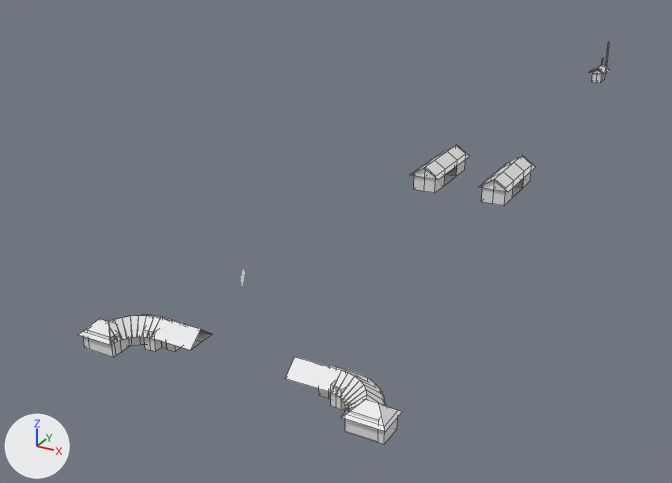
The Blender file camera rigs/camera rigs.blend as it was, and as the next commit left it.
Before and after are seen from a 50 mm camera at (62.9, -88.8, 67.0) aimed at (-26.4, 73.6, -14.2). Lighting does not change. The marker at lower left points along +X, +Y and +Z. Mesh edges are drawn as thin lines.

The older version as bpy lines, for what is in view:
```python
ob_everything_non_rig = bpy.data.objects.new('Everything non rig', None)
ob_everything_non_rig.location = (0.0, 0.0, 0.0)
ob_everything_non_rig.instance_type = 'COLLECTION'
ob_everything_non_rig.instance_collection = col_everything_non_rig
```
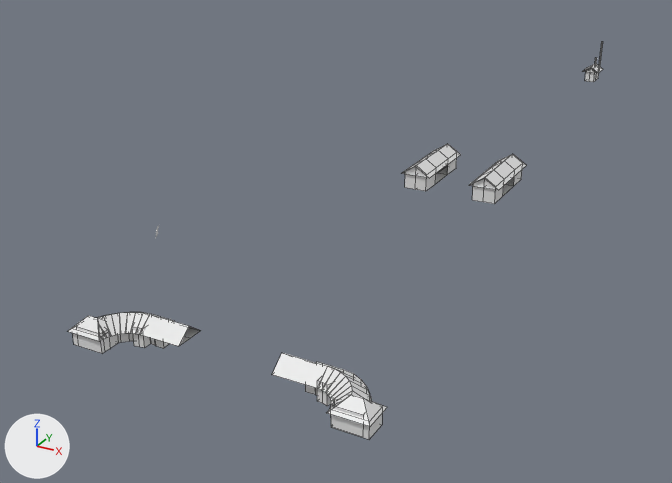
Where the change shows, as pixel boxes (x1, y1, x2, y2) in the pictures (672 x 483 px):
'Everything non rig', deleted
    before: (78, 42, 610, 444)
'Everything non rig.006', added
    after: (68, 42, 603, 439)

The change in detail:
Object 'Everything non rig' (ob_everything_non_rig) is deleted.
Object 'Everything non rig.006' (ob_everything_non_rig_006) is new.
Its location is (-2.0, 0.0, 0.0).
Its instance type is 'COLLECTION'.
Its instance collection is col_everything_non_rig.
